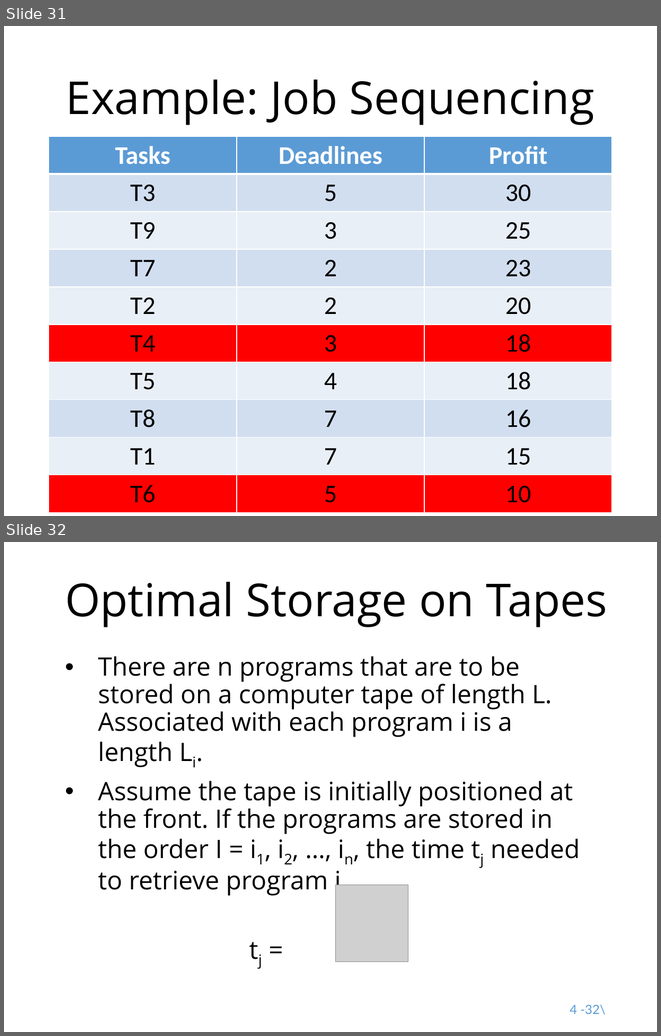
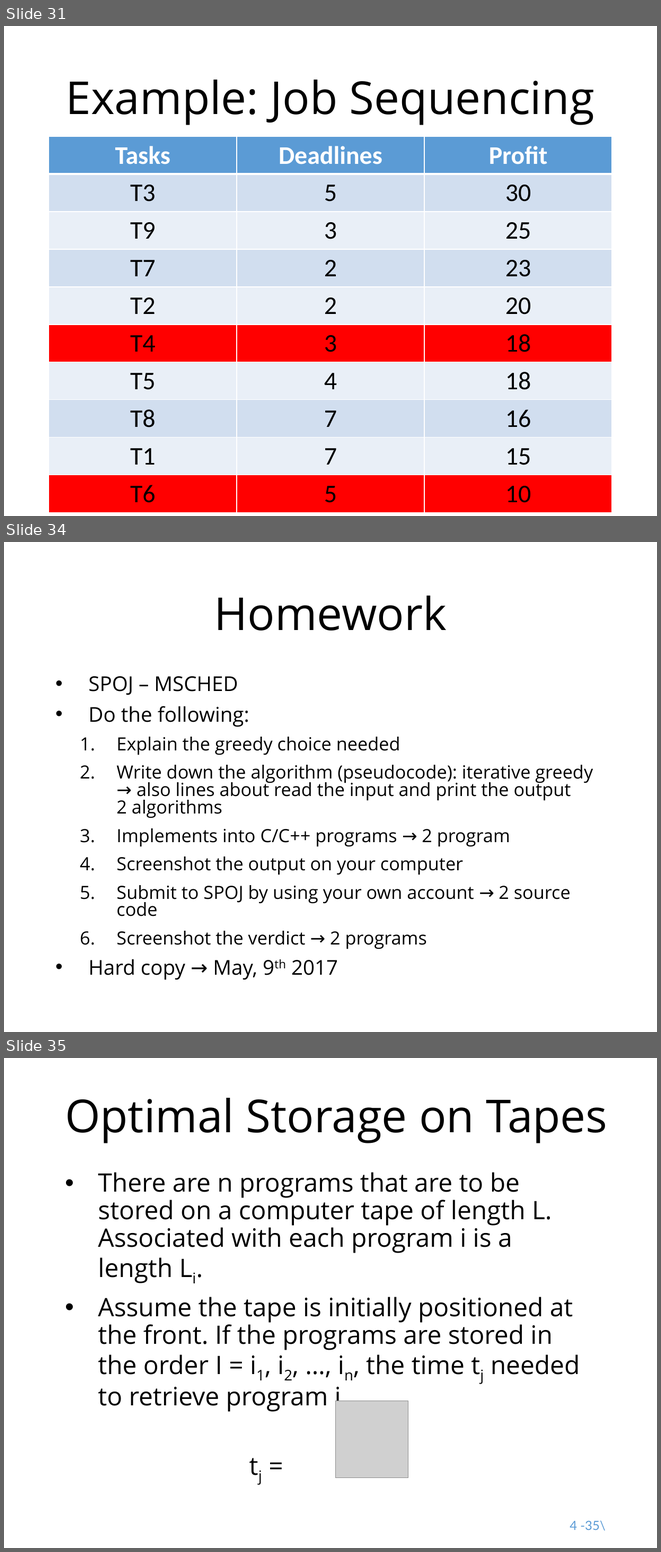
Before and after one commit to munif/paa-2, a slide deck: 161702/presentation/10 - Greedy Algorithm 2/10. Greedy Algorithm (2).pptx. Shown one above the other, each under a label of ours: slides 31 and 32 before the commit, slides 31, 34 and 35 after it; the slides between them are not shown. The pictures are 661x1036 and 661x1552 pixels, drawn with LibreOffice and Linux fonts; fonts in the diff are those of the drawing; grey boxes stand for pictures. Boxes give left, top, right and bottom in pixels: in the first picture for what was removed or moved away, otherwise in the second. Text is boxed around its words. In the diff, an @@ line names an element or a change of style, - is before the commit and + after.

```diff
--- a/161702/presentation/10 - Greedy Algorithm 2/10. Greedy Algorithm (2).pptx
+++ b/161702/presentation/10 - Greedy Algorithm 2/10. Greedy Algorithm (2).pptx
@@ slide 34 added at (4,542,657,1032), background #FFFFFF @@
@@ title added at (214,596,447,631), 50 pt, text #000000 @@
+Homework
@@ text added at (88,676,593,980), 20 pt, text #000000 @@
+• SPOJ – MSCHED
+• Do the following:
+  1. Explain the greedy choice needed
+  2. Write down the algorithm (pseudocode): iterative greedy → also lines about read the input and print the output
+     2 algorithms
+  3. Implements into C/C++ programs → 2 program
+  4. Screenshot the output on your computer
+  5. Submit to SPOJ by using your own account → 2 source code
+  6. Screenshot the verdict → 2 programs
+• Hard copy → May, 9th 2017
@@ what was slide 32 is now slide 35 @@
@@ page number at (570,1520,606,1530): text changed @@
-4 -32\
+4 -35\
```
Also in this commit, not shown: 2 slides changed, 2 other slides added, 1 other file.
